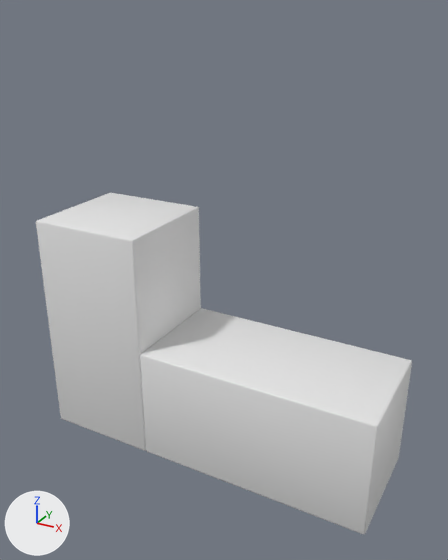
What one commit did to the Blender file Assets/Models/blocks.blend.
Rendered twice from a 50 mm camera at (6.52, -8.15, 6.25) aimed at (2.09, -0.09, 2.22). Every picture has the same lights, and +X, +Y and +Z are marked at lower left. The same objects are shown in both versions, whatever each file hides.

In view in the first picture: 'BlockL0'.
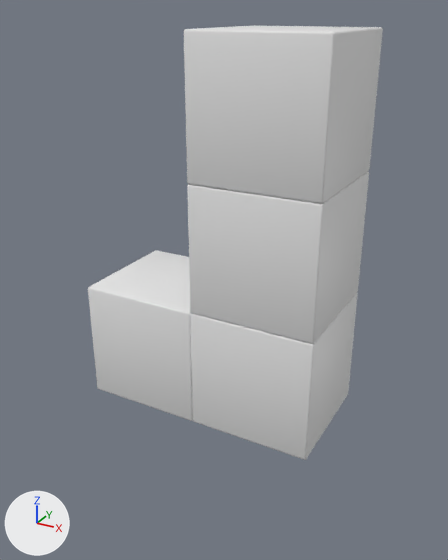
Changed parts and their boxes (x1, y1, x2, y2) in the pictures (448 x 560 px):
```json
{"object": "BlockL0", "change": "reshaped", "before": [36, 193, 412, 534], "after": [88, 25, 383, 460], "on screen": "21% narrower, 27% taller"}
{"part": 1, "of": "me_cube_002", "change": "added", "after": [190, 293, 358, 460]}
{"part": 2, "of": "me_cube_002", "change": "added", "after": [187, 172, 369, 344]}
{"part": 3, "of": "me_cube_002", "change": "added", "after": [184, 25, 383, 204]}
{"part": 4, "of": "me_cube_002", "change": "added", "after": [88, 250, 193, 421]}
{"part": 5, "of": "me_cube_002", "change": "deleted", "before": [49, 308, 201, 451]}
{"part": 6, "of": "me_cube_002", "change": "deleted", "before": [140, 308, 298, 489]}
{"part": 7, "of": "me_cube_002", "change": "deleted", "before": [246, 332, 412, 534]}
{"part": 8, "of": "me_cube_002", "change": "deleted", "before": [36, 193, 201, 354]}
```

The change, as JSON lines over the scene's bpy script:
```json
{"block": "me_cube_002", "where": "me_cube_002.from_pydata(...)  # 32 vertices, 20 faces; spans x -1.0..5.0, y -1.0..1.0, z -1.0..3.0"}
{"block": "me_cube_002", "where": "# used by ob_blockl0; location = (0.0, 0.0, 0.0)"}
{"block": "me_cube_002", "change": "me_cube_002 part 1: a new loose piece, a box spanning x 2.0..4.0, y -1.0..1.0, z 0.0..2.0"}
{"block": "me_cube_002", "change": "me_cube_002 part 2: a new loose piece, a box spanning x 2.0..4.0, y -1.0..1.0, z 2.0..4.0"}
{"block": "me_cube_002", "change": "me_cube_002 part 3: a new loose piece, a box spanning x 2.0..4.0, y -1.0..1.0, z 4.0..6.0"}
{"block": "me_cube_002", "change": "me_cube_002 part 4: a new loose piece, a box spanning x 0.0..2.0, y -1.0..1.0, z 0.0..2.0"}
{"block": "me_cube_002", "change": "me_cube_002 part 5: the loose piece of 8 vertices spanning x -1.0..1.0, y -1.0..1.0, z -1.0..1.0 is deleted"}
{"block": "me_cube_002", "change": "me_cube_002 part 6: the loose piece of 8 vertices spanning x 1.0..3.0, y -1.0..1.0, z -1.0..1.0 is deleted"}
{"block": "me_cube_002", "change": "me_cube_002 part 7: the loose piece of 8 vertices spanning x 3.0..5.0, y -1.0..1.0, z -1.0..1.0 is deleted"}
{"block": "me_cube_002", "change": "me_cube_002 part 8: the loose piece of 8 vertices spanning x -1.0..1.0, y -1.0..1.0, z 1.0..3.0 is deleted"}
```
